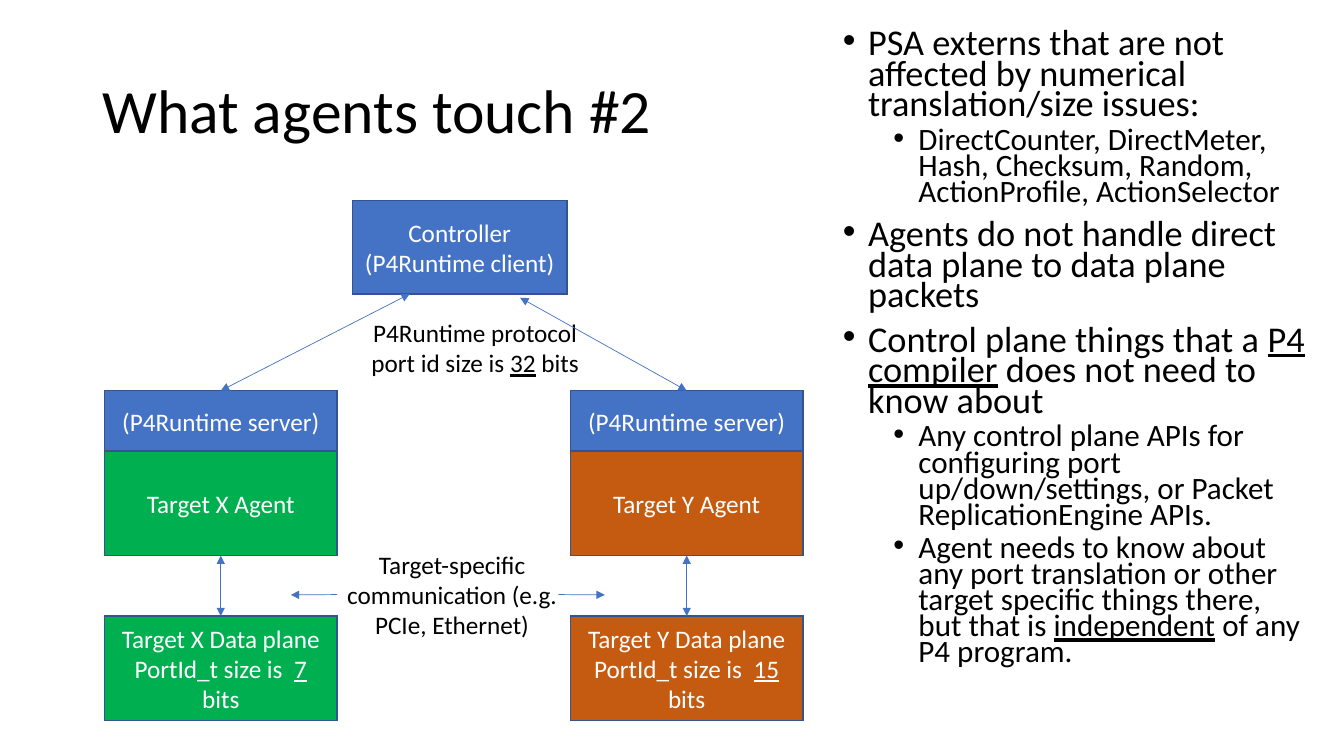
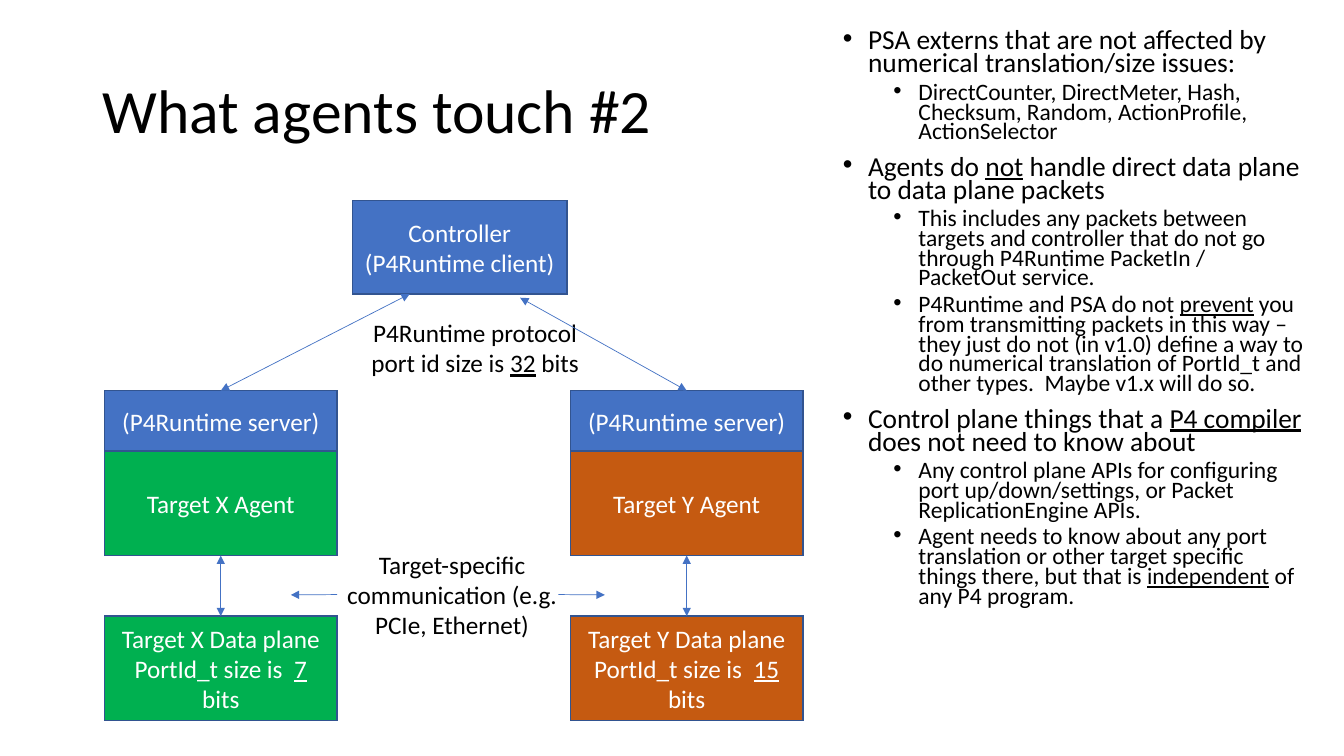
Before and after one commit to jafingerhut/p4-guide, a slide deck: slide 4 of docs/p4runtime-and-psa-target-specific-types.pptx. Drawn at 1344x756 pixels with LibreOffice and Linux fonts; fonts in the diff are those of the drawing. Boxes give left, top, right and bottom in pixels: in the first picture for what was removed or moved away, otherwise in the second. Text is boxed around its words. In the diff, an @@ line names an element or a change of style, - is before the commit and + after.

Commit message:
Some more small edits to P4Runtime and PSA 'control plane types' slides
including a couple at the end summarizing the approach we plan to use.

```diff
--- a/docs/p4runtime-and-psa-target-specific-types.pptx
+++ b/docs/p4runtime-and-psa-target-specific-types.pptx
@@ text at (868,83,1302,608): size 25.9 to 19.6 pt in "PSA externs that are not affected by ...", "Agents do not handle direct data plane ...", "Control plane things that a P4 compiler ..."; size 22.2 to 16.8 pt in "DirectCounter, DirectMeter, Hash, Checksum, Random, ActionPr ...", "Any control plane APIs for configuring port ...", "Agent needs to know about any port ..."; underline on in "not" @@
@@ text at (918,209,1303,395): paragraphs added @@
+  • This includes any packets between targets and controller that do not go through P4Runtime PacketIn / PacketOut service.
+  • P4Runtime and PSA do not prevent you from transmitting packets in this way – they just do not (in v1.0) define a way to do numerical translation of PortId_t and other types. Maybe v1.x will do so.
```
Also in this commit, not shown: 5 other slides changed, 3 slides added.
